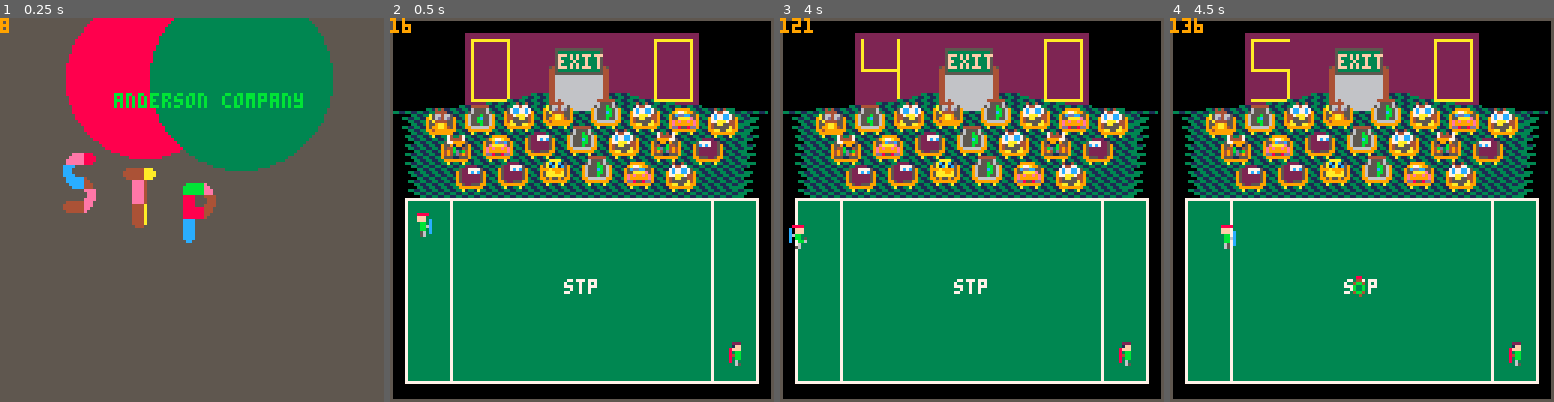
Above: before the commit, frames 1-4 (left to right).
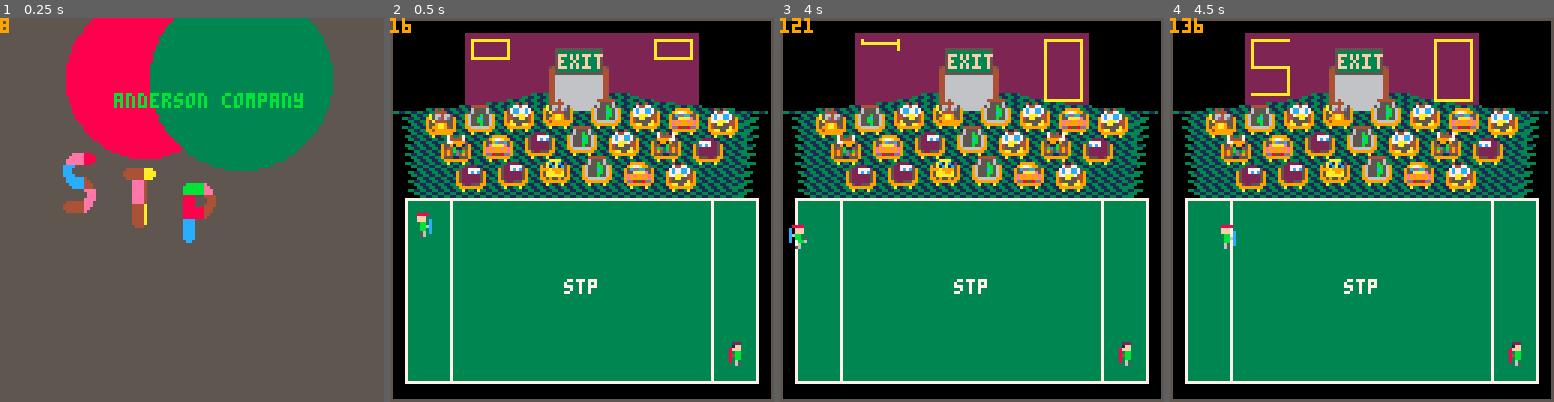
Above: after the commit, the same moments.

Repository: topromulan/STP4
Game: PICO-8 cartridge stp4.p8
Two runs of this game, one before a commit and one after it. Both use one fixed random seed, a clock stepped at 60 frames per second and the inputs below.
Inputs:
- Up to frame 1 (0.25 s): no input
- Up to frame 2 (0.5 s): tap X (X key) at 0.33 s
- Up to frame 3 (4 s): tap O (Z key) at 0.7, 1.7, 2.1, 2.5, 2.9, 3.3, 3.7 s; tap X (X key) at 1.07, 1.85, 2.97 s; hold Right 1.6-2.1 s; hold Up 2.15-2.42 s; hold Right 2.47-3.03 s; hold Left 3.08-3.58 s; hold Down 3.63-3.97 s
- Up to frame 4 (4.5 s): hold Right from 4.02 s (still down); tap X (X key) at 4.08 s; tap O (Z key) at 4.1 s

Frame 1 is identical in both runs. In frame 2, 0.6% of the frame differs, in the area x 21-79%, y 10-22%; in frame 3, 0.3%; in frame 4, 0.4%.

Commit message:
Roll down score animation

Diff:
--- a/stp4.p8
+++ b/stp4.p8
@@ -151,7 +151,8 @@
  stadium.display.lightcolor=10
  stadium.display.woodcolor=2
  stadium.display.digit_width=12
- stadium.display.digit_height=20
+ stadium.display.digit_height_max=20
+ stadium.display.digit_heights={2,2}
 
  players[1].x = stadium.field.left + stadium.field.goalzonewidth-13
  players[1].xmin = stadium.field.left-3
@@ -259,10 +260,12 @@
 
 
 function game_update()
- if(players[1].score==9) then
-  player_wins(1)
- elseif(players[2].score==9) then
-  player_wins(2)
+ if(cycles>oddball.service_time) then
+  if(players[1].score==9) then
+   player_wins(1)
+  elseif(players[2].score==9) then
+   player_wins(2)
+  end
  end
 
  -- original version:
@@ -351,12 +354,14 @@
   players[2].score+=1
   sfx(1)
   oddball.upforgrabs=true
-  oddball.service_time=cycles+13+flr(rnd(3))
+  oddball.service_time=cycles+20+flr(rnd(5))
+  stadium.display.digit_heights[2]=2
  elseif(oddball.x>stadium.field.right-3) then
   players[1].score+=1
   sfx(1)
   oddball.upforgrabs=true
-  oddball.service_time=cycles+13+flr(rnd(3))
+  oddball.service_time=cycles+20+flr(rnd(5))
+  stadium.display.digit_heights[1]=2
  end
 end
 
@@ -491,60 +496,64 @@
  for i=1,2 do
   if(players[i].score==0) then
    line(coords[i].x,coords[i].y,coords[i].x+stadium.display.digit_width,coords[1].y,stadium.display.lightcolor)
-   line(coords[i].x+stadium.display.digit_width,coords[i].y,coords[i].x+stadium.display.digit_width,coords[i].y+stadium.display.digit_height,stadium.display.lightcolor)
-   line(coords[i].x+stadium.display.digit_width,coords[i].y+stadium.display.digit_height,coords[i].x,coords[i].y+stadium.display.digit_height,stadium.display.lightcolor)
-   line(coords[i].x,coords[i].y+stadium.display.digit_height,coords[i].x,coords[i].y,stadium.display.lightcolor)
+   line(coords[i].x+stadium.display.digit_width,coords[i].y,coords[i].x+stadium.display.digit_width,coords[i].y+stadium.display.digit_heights[i],stadium.display.lightcolor)
+   line(coords[i].x+stadium.display.digit_width,coords[i].y+stadium.display.digit_heights[i],coords[i].x,coords[i].y+stadium.display.digit_heights[i],stadium.display.lightcolor)
+   line(coords[i].x,coords[i].y+stadium.display.digit_heights[i],coords[i].x,coords[i].y,stadium.display.lightcolor)
   end
   if(players[i].score==1) then
-   line(coords[i].x+stadium.display.digit_width,coords[i].y,coords[i].x+stadium.display.digit_width,coords[i].y+stadium.display.digit_height,stadium.display.lightcolor)
+   line(coords[i].x+stadium.display.digit_width,coords[i].y,coords[i].x+stadium.display.digit_width,coords[i].y+stadium.display.digit_heights[i],stadium.display.lightcolor)
   end
   if(players[i].score==2) then
    line(coords[i].x,coords[i].y,coords[i].x+stadium.display.digit_width,coords[1].y,stadium.display.lightcolor)
-   line(coords[i].x+stadium.display.digit_width,coords[i].y,coords[i].x+stadium.display.digit_width,coords[i].y+stadium.display.digit_height/2,stadium.display.lightcolor)
-   line(coords[i].x+stadium.display.digit_width,coords[i].y+stadium.display.digit_height/2,coords[i].x,coords[i].y+stadium.display.digit_height/2,stadium.display.lightcolor)
-   line(coords[i].x,coords[i].y+stadium.display.digit_height/2,coords[i].x,coords[i].y+stadium.display.digit_height,stadium.display.lightcolor)
-   line(coords[i].x+stadium.display.digit_width,coords[i].y+stadium.display.digit_height,coords[i].x,coords[i].y+stadium.display.digit_height,stadium.display.lightcolor)
+   line(coords[i].x+stadium.display.digit_width,coords[i].y,coords[i].x+stadium.display.digit_width,coords[i].y+stadium.display.digit_heights[i]/2,stadium.display.lightcolor)
+   line(coords[i].x+stadium.display.digit_width,coords[i].y+stadium.display.digit_heights[i]/2,coords[i].x,coords[i].y+stadium.display.digit_heights[i]/2,stadium.display.lightcolor)
+   line(coords[i].x,coords[i].y+stadium.display.digit_heights[i]/2,coords[i].x,coords[i].y+stadium.display.digit_heights[i],stadium.display.lightcolor)
+   line(coords[i].x+stadium.display.digit_width,coords[i].y+stadium.display.digit_heights[i],coords[i].x,coords[i].y+stadium.display.digit_heights[i],stadium.display.lightcolor)
   end
   if(players[i].score==3) then
    line(coords[i].x,coords[i].y,coords[i].x+stadium.display.digit_width,coords[1].y,stadium.display.lightcolor)
-   line(coords[i].x+stadium.display.digit_width,coords[i].y,coords[i].x+stadium.display.digit_width,coords[i].y+stadium.display.digit_height,stadium.display.lightcolor)
-   line(coords[i].x+stadium.display.digit_width,coords[i].y+stadium.display.digit_height/2,coords[i].x,coords[i].y+stadium.display.digit_height/2,stadium.display.lightcolor)
-   line(coords[i].x+stadium.display.digit_width,coords[i].y+stadium.display.digit_height,coords[i].x,coords[i].y+stadium.display.digit_height,stadium.display.lightcolor)
+   line(coords[i].x+stadium.display.digit_width,coords[i].y,coords[i].x+stadium.display.digit_width,coords[i].y+stadium.display.digit_heights[i],stadium.display.lightcolor)
+   line(coords[i].x+stadium.display.digit_width,coords[i].y+stadium.display.digit_heights[i]/2,coords[i].x,coords[i].y+stadium.display.digit_heights[i]/2,stadium.display.lightcolor)
+   line(coords[i].x+stadium.display.digit_width,coords[i].y+stadium.display.digit_heights[i],coords[i].x,coords[i].y+stadium.display.digit_heights[i],stadium.display.lightcolor)
   end
   if(players[i].score==4) then
-   line(coords[i].x,coords[i].y,coords[i].x,coords[i].y+stadium.display.digit_height/2,stadium.display.lightcolor)
-   line(coords[i].x+stadium.display.digit_width,coords[i].y+stadium.display.digit_height/2,coords[i].x,coords[i].y+stadium.display.digit_height/2,stadium.display.lightcolor)
-   line(coords[i].x+stadium.display.digit_width,coords[i].y,coords[i].x+stadium.display.digit_width,coords[i].y+stadium.display.digit_height,stadium.display.lightcolor)
+   line(coords[i].x,coords[i].y,coords[i].x,coords[i].y+stadium.display.digit_heights[i]/2,stadium.display.lightcolor)
+   line(coords[i].x+stadium.display.digit_width,coords[i].y+stadium.display.digit_heights[i]/2,coords[i].x,coords[i].y+stadium.display.digit_heights[i]/2,stadium.display.lightcolor)
+   line(coords[i].x+stadium.display.digit_width,coords[i].y,coords[i].x+stadium.display.digit_width,coords[i].y+stadium.display.digit_heights[i],stadium.display.lightcolor)
   end
   if(players[i].score==5) then
    line(coords[i].x+stadium.display.digit_width,coords[i].y,coords[i].x,coords[1].y,stadium.display.lightcolor)
-   line(coords[i].x,coords[i].y,coords[i].x,coords[i].y+stadium.display.digit_height/2,stadium.display.lightcolor)
-   line(coords[i].x+stadium.display.digit_width,coords[i].y+stadium.display.digit_height/2,coords[i].x,coords[i].y+stadium.display.digit_height/2,stadium.display.lightcolor)
-   line(coords[i].x+stadium.display.digit_width,coords[i].y+stadium.display.digit_height/2,coords[i].x+stadium.display.digit_width,coords[i].y+stadium.display.digit_height,stadium.display.lightcolor)
-   line(coords[i].x+stadium.display.digit_width,coords[i].y+stadium.display.digit_height,coords[i].x,coords[i].y+stadium.display.digit_height,stadium.display.lightcolor)
+   line(coords[i].x,coords[i].y,coords[i].x,coords[i].y+stadium.display.digit_heights[i]/2,stadium.display.lightcolor)
+   line(coords[i].x+stadium.display.digit_width,coords[i].y+stadium.display.digit_heights[i]/2,coords[i].x,coords[i].y+stadium.display.digit_heights[i]/2,stadium.display.lightcolor)
+   line(coords[i].x+stadium.display.digit_width,coords[i].y+stadium.display.digit_heights[i]/2,coords[i].x+stadium.display.digit_width,coords[i].y+stadium.display.digit_heights[i],stadium.display.lightcolor)
+   line(coords[i].x+stadium.display.digit_width,coords[i].y+stadium.display.digit_heights[i],coords[i].x,coords[i].y+stadium.display.digit_heights[i],stadium.display.lightcolor)
   end
   if(players[i].score==6) then
-   line(coords[i].x,coords[i].y+stadium.display.digit_height,coords[i].x,coords[i].y,stadium.display.lightcolor)
-   line(coords[i].x+stadium.display.digit_width,coords[i].y+stadium.display.digit_height,coords[i].x,coords[i].y+stadium.display.digit_height,stadium.display.lightcolor)
-   line(coords[i].x+stadium.display.digit_width,coords[i].y+stadium.display.digit_height/2,coords[i].x,coords[i].y+stadium.display.digit_height/2,stadium.display.lightcolor)
-   line(coords[i].x+stadium.display.digit_width,coords[i].y+stadium.display.digit_height/2,coords[i].x+stadium.display.digit_width,coords[i].y+stadium.display.digit_height,stadium.display.lightcolor)
+   line(coords[i].x,coords[i].y+stadium.display.digit_heights[i],coords[i].x,coords[i].y,stadium.display.lightcolor)
+   line(coords[i].x+stadium.display.digit_width,coords[i].y+stadium.display.digit_heights[i],coords[i].x,coords[i].y+stadium.display.digit_heights[i],stadium.display.lightcolor)
+   line(coords[i].x+stadium.display.digit_width,coords[i].y+stadium.display.digit_heights[i]/2,coords[i].x,coords[i].y+stadium.display.digit_heights[i]/2,stadium.display.lightcolor)
+   line(coords[i].x+stadium.display.digit_width,coords[i].y+stadium.display.digit_heights[i]/2,coords[i].x+stadium.display.digit_width,coords[i].y+stadium.display.digit_heights[i],stadium.display.lightcolor)
   end
   if(players[i].score==7) then
    line(coords[i].x,coords[i].y,coords[i].x+stadium.display.digit_width,coords[1].y,stadium.display.lightcolor)
-   line(coords[i].x+stadium.display.digit_width,coords[i].y,coords[i].x+stadium.display.digit_width,coords[i].y+stadium.display.digit_height,stadium.display.lightcolor)
+   line(coords[i].x+stadium.display.digit_width,coords[i].y,coords[i].x+stadium.display.digit_width,coords[i].y+stadium.display.digit_heights[i],stadium.display.lightcolor)
   end
   if(players[i].score==8) then
    line(coords[i].x,coords[i].y,coords[i].x+stadium.display.digit_width,coords[1].y,stadium.display.lightcolor)
-   line(coords[i].x+stadium.display.digit_width,coords[i].y,coords[i].x+stadium.display.digit_width,coords[i].y+stadium.display.digit_height,stadium.display.lightcolor)
-   line(coords[i].x+stadium.display.digit_width,coords[i].y+stadium.display.digit_height/2,coords[i].x,coords[i].y+stadium.display.digit_height/2,stadium.display.lightcolor)
-   line(coords[i].x+stadium.display.digit_width,coords[i].y+stadium.display.digit_height,coords[i].x,coords[i].y+stadium.display.digit_height,stadium.display.lightcolor)
-   line(coords[i].x,coords[i].y+stadium.display.digit_height,coords[i].x,coords[i].y,stadium.display.lightcolor)
+   line(coords[i].x+stadium.display.digit_width,coords[i].y,coords[i].x+stadium.display.digit_width,coords[i].y+stadium.display.digit_heights[i],stadium.display.lightcolor)
+   line(coords[i].x+stadium.display.digit_width,coords[i].y+stadium.display.digit_heights[i]/2,coords[i].x,coords[i].y+stadium.display.digit_heights[i]/2,stadium.display.lightcolor)
+   line(coords[i].x+stadium.display.digit_width,coords[i].y+stadium.display.digit_heights[i],coords[i].x,coords[i].y+stadium.display.digit_heights[i],stadium.display.lightcolor)
+   line(coords[i].x,coords[i].y+stadium.display.digit_heights[i],coords[i].x,coords[i].y,stadium.display.lightcolor)
   end
   if(players[i].score==9) then
    line(coords[i].x,coords[i].y,coords[i].x+stadium.display.digit_width,coords[1].y,stadium.display.lightcolor)
-   line(coords[i].x+stadium.display.digit_width,coords[i].y,coords[i].x+stadium.display.digit_width,coords[i].y+stadium.display.digit_height,stadium.display.lightcolor)
-   line(coords[i].x+stadium.display.digit_width,coords[i].y+stadium.display.digit_height/2,coords[i].x,coords[i].y+stadium.display.digit_height/2,stadium.display.lightcolor)
-   line(coords[i].x,coords[i].y+stadium.display.digit_height/2,coords[i].x,coords[i].y,stadium.display.lightcolor)
+   line(coords[i].x+stadium.display.digit_width,coords[i].y,coords[i].x+stadium.display.digit_width,coords[i].y+stadium.display.digit_heights[i],stadium.display.lightcolor)
+   line(coords[i].x+stadium.display.digit_width,coords[i].y+stadium.display.digit_heights[i]/2,coords[i].x,coords[i].y+stadium.display.digit_heights[i]/2,stadium.display.lightcolor)
+   line(coords[i].x,coords[i].y+stadium.display.digit_heights[i]/2,coords[i].x,coords[i].y,stadium.display.lightcolor)
+  end
+
+  if(stadium.display.digit_heights[i]<stadium.display.digit_height_max) then
+   stadium.display.digit_heights[i]+=1
   end
  end
 end
Not shown, changed: the sound effects (__sfx__) section of stp4.p8
